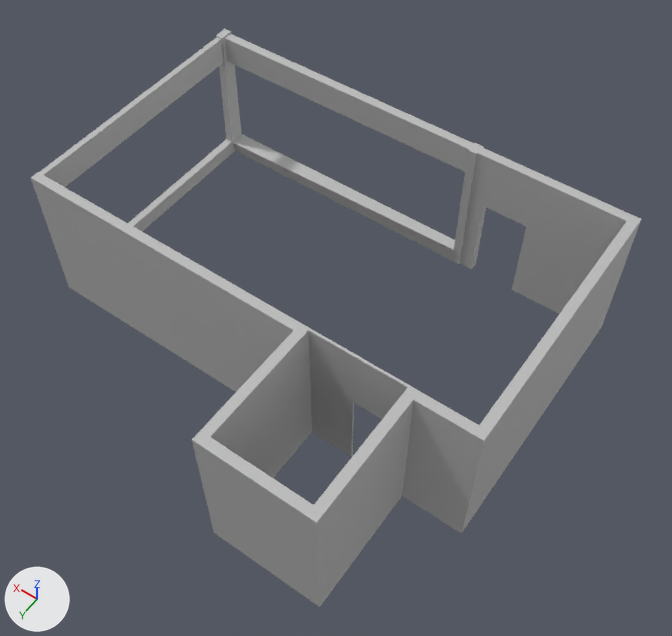
The FBX model Assets/Content/Environment/mesh/Wall.fbx: old version first, new version second.
Both versions are drawn from a 50 mm camera at (-8.08, 10.32, 17.26) aimed at (-0.93, 0.3, 1.52). The lights are fixed; the arrows at lower left show +X, +Y and +Z. The picture after the commit comes second. Where no turn or scale is listed for an object, it has been applied to the vertices. Vertices at exactly the same position are counted once.

In view in the first picture: 'Wall_01'.
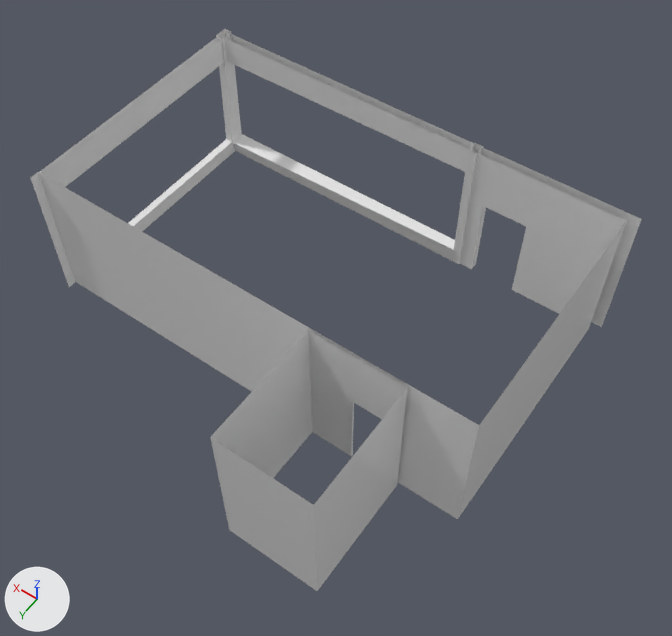
Where the newer file only moved an object's origin or applied its transform, the numbers keep the older frame.

Pixel boxes (x1, y1, x2, y2) of what changed, in the pictures (672 x 636 px):
'Wall_01', reshaped: before (31, 29, 641, 607); after (31, 29, 641, 591)
part 1 of me_mesh, cut back: before (31, 29, 641, 607); after (225, 38, 477, 172)
part 2 of me_mesh, recoloured (grey to white): before (44, 32, 626, 478); after (31, 29, 641, 591)

What the commit changed:
Material 'M_12' (mat_m_12) is new.
Its base color is (0.8, 0.8, 0.8) (white #e7e7e7).
Its roughness is 0.2.
me_mesh is used by ob_wall_01; location (0.0, 0.0, 0.0).
me_mesh had 142 vertices, 143 faces and spanned x -5.43..5.54, y -4.08..5.16, z 0.0..3.63.
me_mesh now has 124 vertices, 86 faces and spans x -5.43..5.54, y -4.08..4.93, z 0.0..3.63.
Part 1, on me_mesh:
20 vertices are removed from x -5.43..-1.41, y 2.31..5.16, z 0.0..3.6.
58 faces are deleted.
2 vertices are added at (-1.72, -3.83, 2.92), (-1.72, -3.83, 3.6).
1 new face joins them.
me_mesh part 2: 85 faces spanning x -5.43..5.54, y -4.08..4.93, z 0.0..3.63 switch from mat_lambert1 (grey #bcbcbc) to mat_m_12 (white #e7e7e7).
